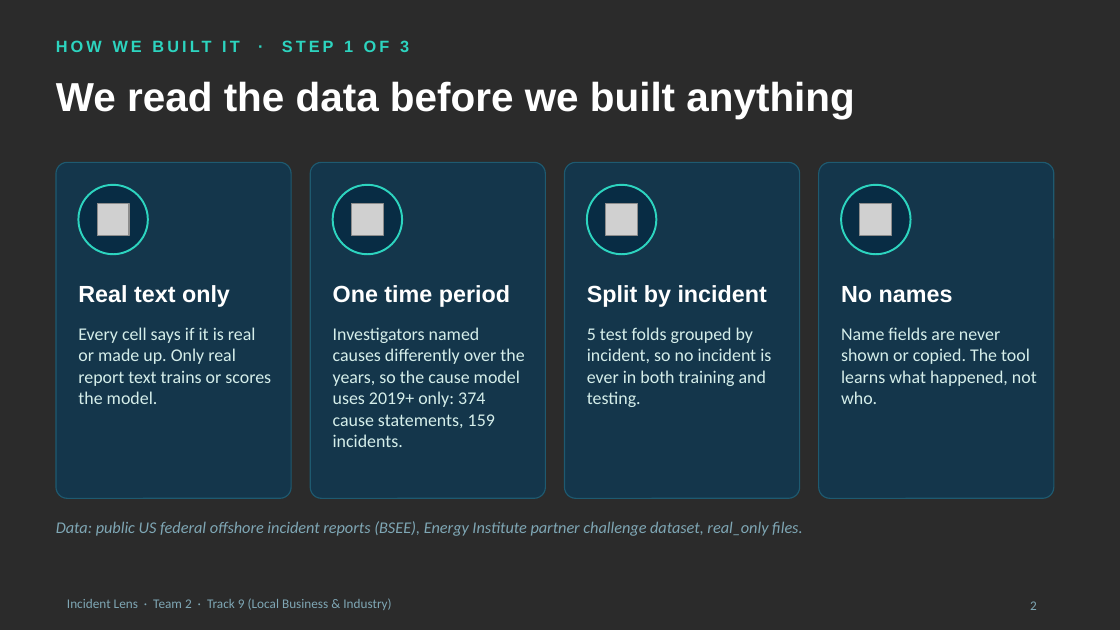
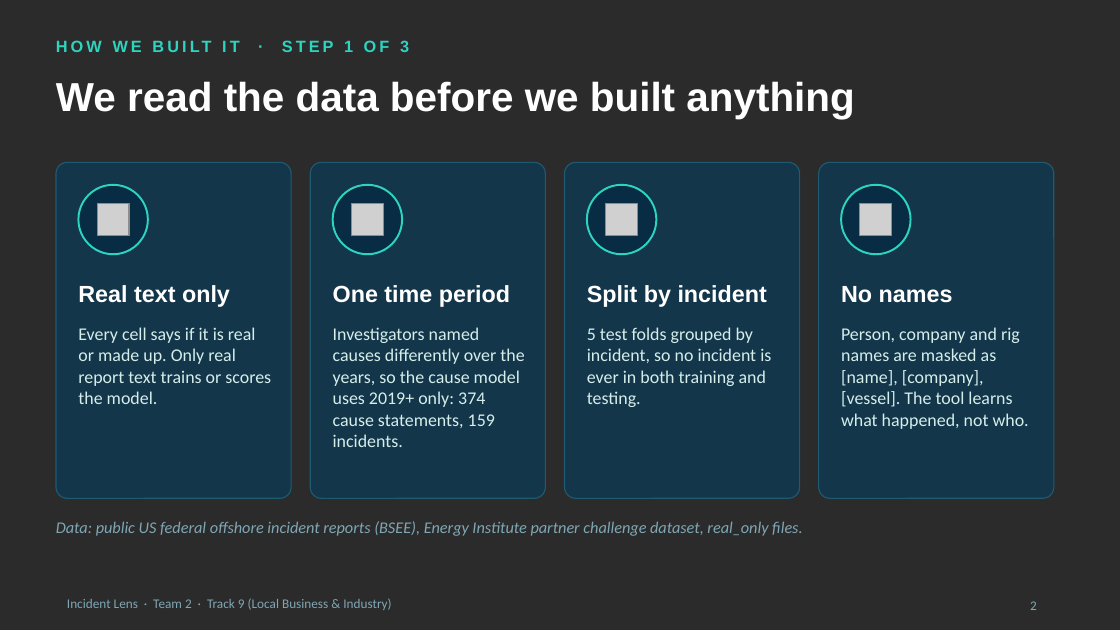
Before and after one commit to Epinore/incident-lens, a slide deck: slide 2 of slides/Team 2 slides.pptx. Drawn at 1120x630 pixels with LibreOffice and Linux fonts; fonts in the diff are those of the drawing; grey boxes stand for pictures; background and template pictures are left out; a plain dark background stands for a picture behind light text. Boxes give left, top, right and bottom in pixels: in the first picture for what was removed or moved away, otherwise in the second. Text is boxed around its words. In the diff, an @@ line names an element or a change of style, - is before the commit and + after.

```diff
--- a/slides/Team 2 slides.pptx
+++ b/slides/Team 2 slides.pptx
@@ text at box(841, 327, 1029, 429): text changed @@
-Name fields are never shown or copied. The tool learns what happened, not who.
+Person, company and rig names are masked as [name], [company], [vessel]. The tool learns what happened, not who.
```
Also in this commit, not shown: 1 other file.
